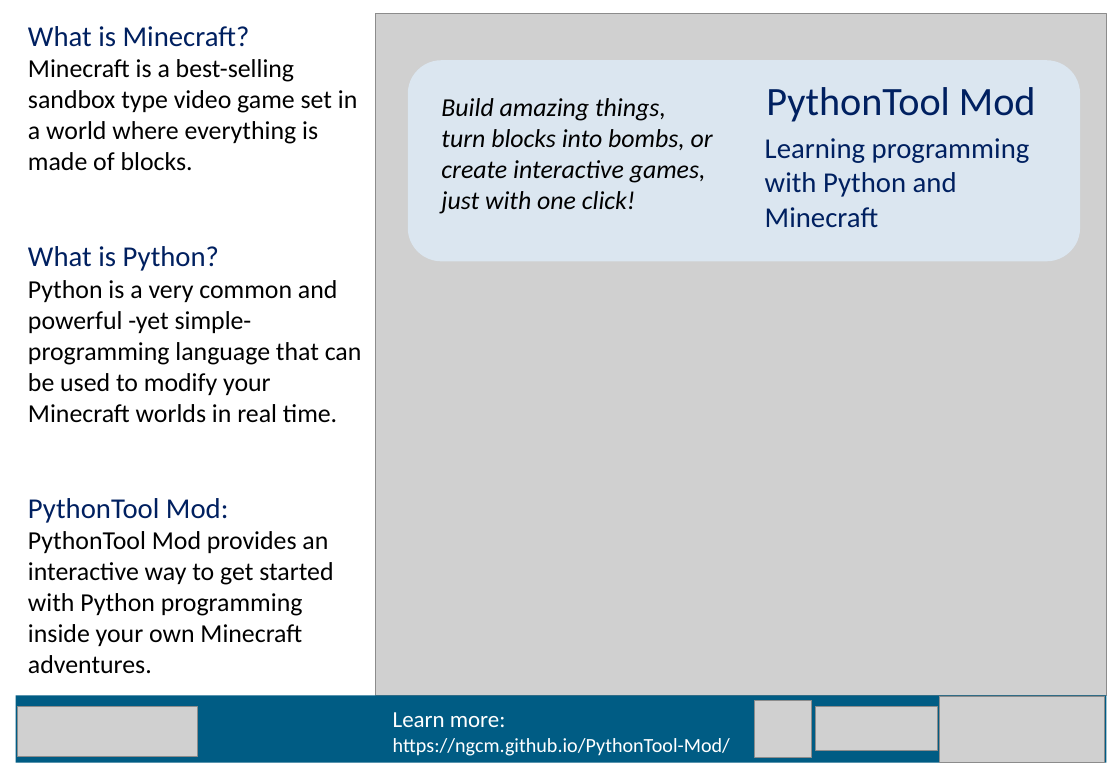
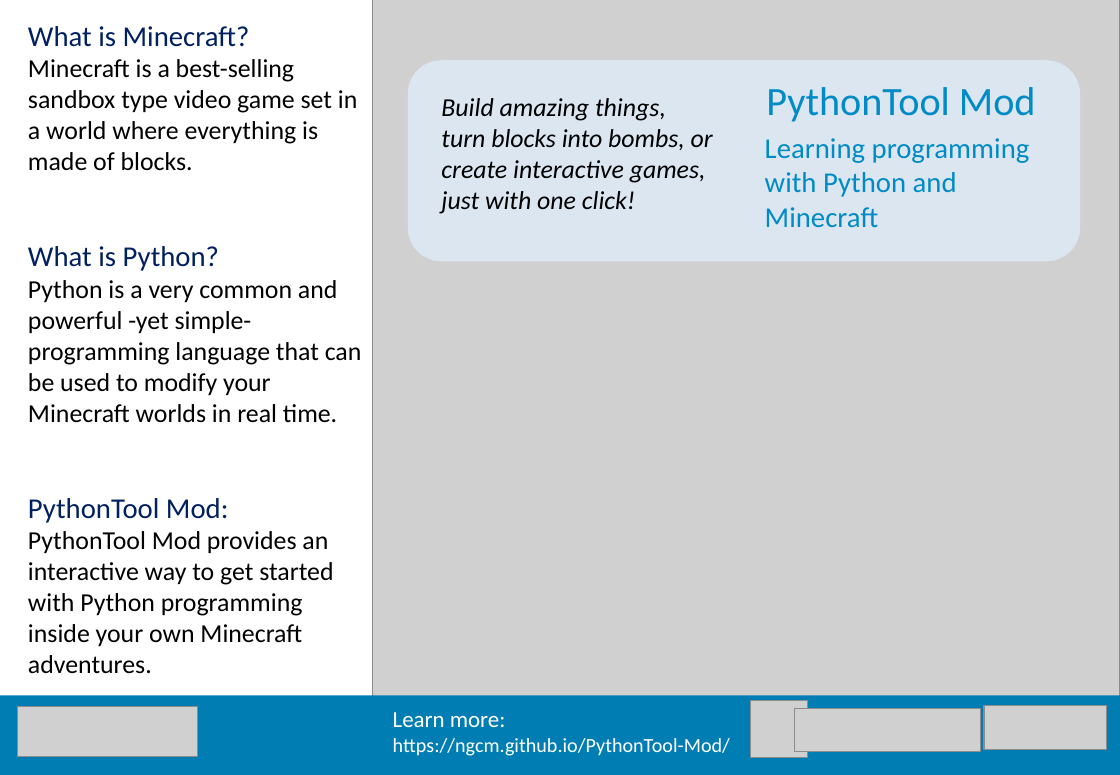
Before and after one commit to alvaropp/PythonTool_outreach, a slide deck: slide 1 of leaflet/brochure_design2.pptx. Drawn at 1120x775 pixels with LibreOffice and Linux fonts; fonts in the diff are those of the drawing; grey boxes stand for pictures. Boxes give left, top, right and bottom in pixels: in the first picture for what was removed or moved away, otherwise in the second. Text is boxed around its words. In the diff, an @@ line names an element or a change of style, - is before the commit and + after.

```diff
--- a/leaflet/brochure_design2.pptx
+++ b/leaflet/brochure_design2.pptx
@@ picture: place and size @@
-picture at [375,13,1107,696]
+picture at [372,0,1120,697]
@@ text "PythonTool Mod" at [766,87,1036,122]: text colour #002060 to #008BC6 @@
@@ text "Learning programming with Python and ..." at [765,138,1030,228]: text colour #002060 to #008BC6 @@
@@ rectangle: place and size @@
-rectangle at [16,696,1107,763]
+rectangle at [0,696,1120,775]
@@ rectangle at [0,696,1120,775]: fill #005C84 to #007DB2 @@
@@ picture: place and size @@
-picture at [755,701,812,758]
+picture at [751,700,808,757]
@@ picture added at [795,709,981,752] @@
@@ picture removed at [940,697,1104,763] @@
@@ picture: place and size @@
-picture at [816,707,938,751]
+picture at [985,706,1107,750]
```
Also in this commit, not shown: 1 other slide changed, 3 other files.
